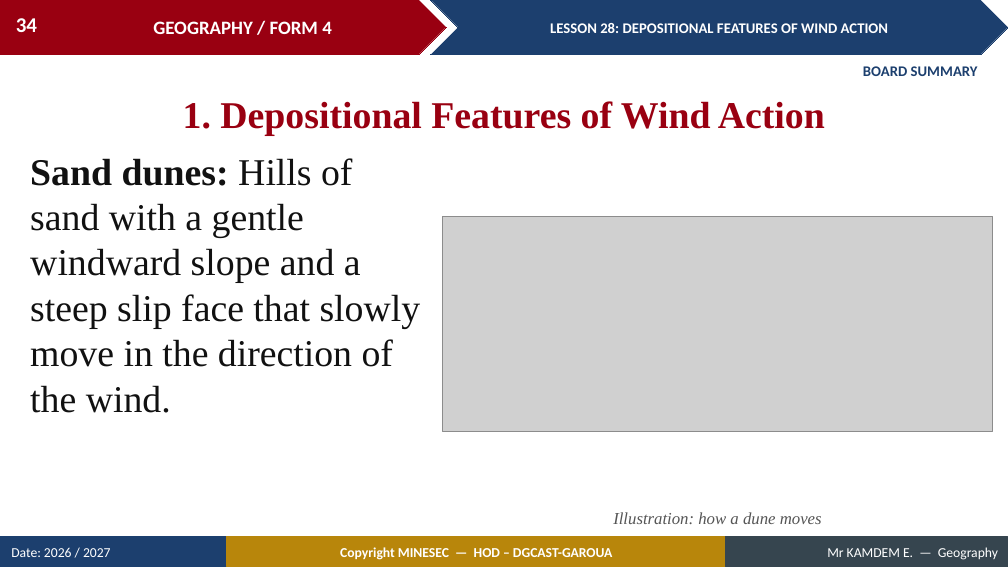
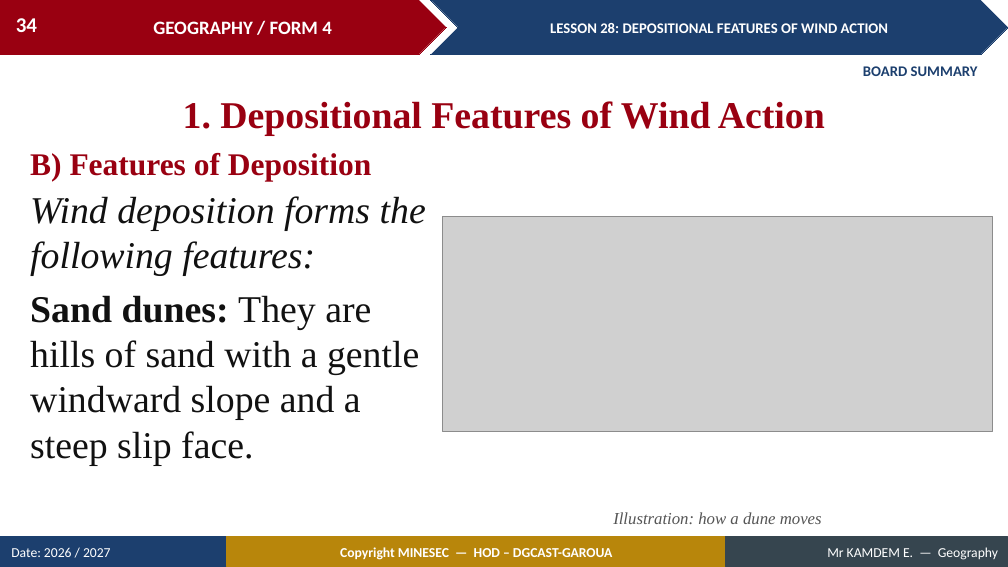
Before and after one commit to Berthautk/linea-github, a slide deck: slide 34 of lecons/F3/32_FORM4_LESSON28_Depositional_Features_Wind.pptx. Drawn at 1008x567 pixels with LibreOffice and Linux fonts; fonts in the diff are those of the drawing; grey boxes stand for pictures. Boxes give left, top, right and bottom in pixels: in the first picture for what was removed or moved away, otherwise in the second. Text is boxed around its words. In the diff, an @@ line names an element or a change of style, - is before the commit and + after.

```diff
--- a/lecons/F3/32_FORM4_LESSON28_Depositional_Features_Wind.pptx
+++ b/lecons/F3/32_FORM4_LESSON28_Depositional_Features_Wind.pptx
@@ text added at (30,153,371,181), 30 pt, text #990011, bold @@
+B) Features of Deposition
@@ text at (30,196,426,466): text changed @@
-Sand dunes: Hills of sand with a gentle windward slope and a steep slip face that slowly move in the direction of the wind.
+Wind deposition forms the following features:
+Sand dunes: They are hills of sand with a gentle windward slope and a steep slip face.
```
Also in this commit, not shown: 4 other slides changed, 3 other files.
